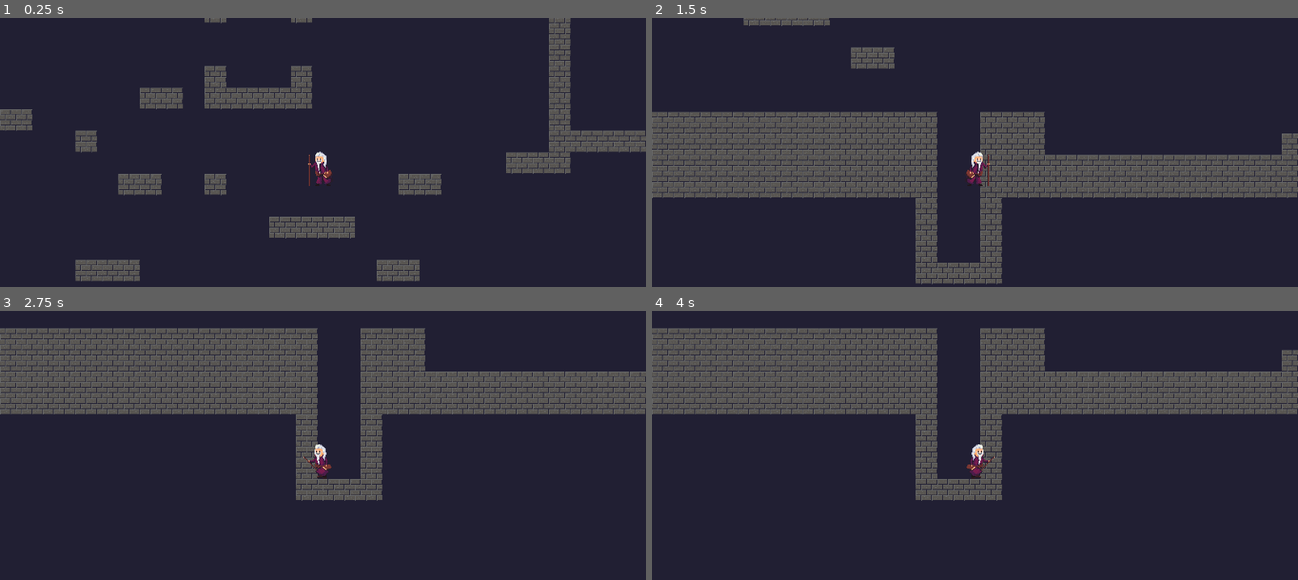
Above: before the commit, frames 1-4 (two rows, left to right).
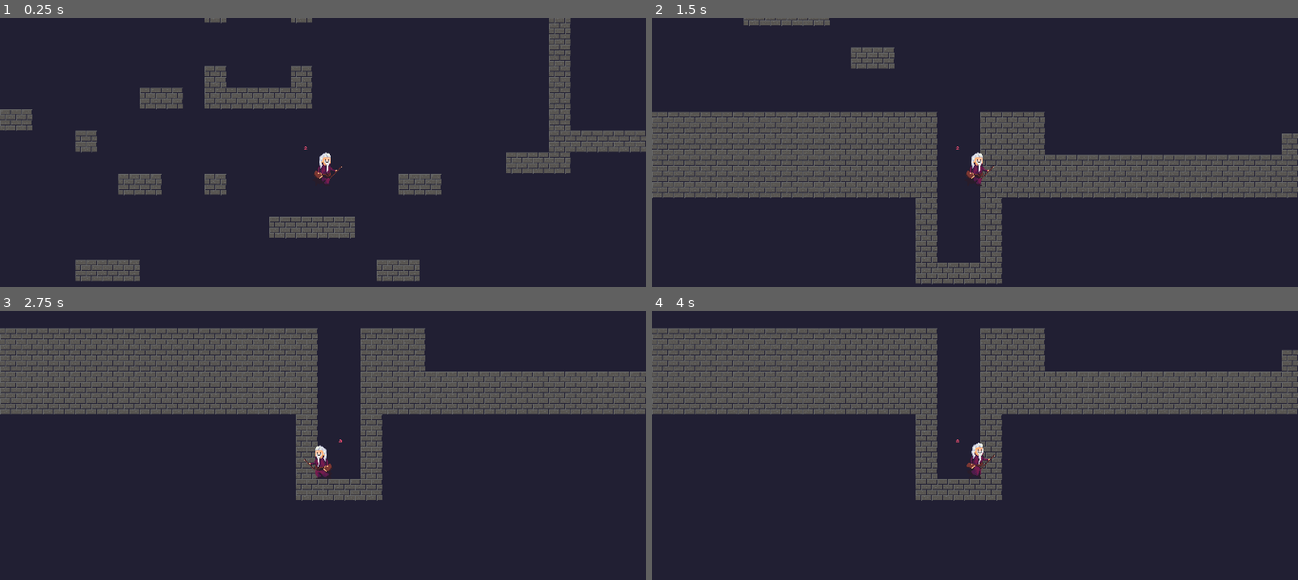
Above: after the commit, the same moments.

Repository: douwest/wizards
Game: Godot game, scene res://Prototype.tscn
Two runs of this game, one before a commit and one after it. Both use one fixed random seed, a clock stepped at 60 frames per second and the inputs below.
Inputs:
- Up to frame 1 (0.25 s): no input
- Up to frame 2 (1.5 s): hold S (crouch, bound only after the commit) 0.53-1.28 s; hold D (move_right) from 0.53 s (still down); tap Space (jump) at 0.77 s; tap W (extend, bound only after the commit) at 0.8, 1.35 s
- Up to frame 3 (2.75 s): tap Space (jump) at 1.52 s; tap S (crouch, bound only after the commit) at 1.55 s; release D (move_right) at 2.03 s; hold A (move_left) from 2.03 s (still down); hold S (crouch, bound only after the commit) from 2.03 s (still down); tap W (extend, bound only after the commit) at 2.3 s
- Up to frame 4 (4 s): release A (move_left) at 2.78 s; release S (crouch, bound only after the commit) at 2.78 s; hold D (move_right) from 2.78 s (still down); tap W (extend, bound only after the commit) at 2.85, 3.8 s; tap Space (jump) at 3.02, 3.77 s; tap S (crouch, bound only after the commit) at 3.05 s; hold S (crouch, bound only after the commit) from 3.53 s (still down)

The runs differ from the first frame. In frame 1, 0.3% of the frame differs, in the area x 47-53%, y 47-63%; in frame 2, 0.2%; in frame 3, 0.2%; in frame 4, 0.2%.

Commit message:
Added basic walk animation

Diff:
--- a/Characters/Scenes/Character.tscn
+++ b/Characters/Scenes/Character.tscn
@@ -1,6 +1,6 @@
 [gd_scene load_steps=5 format=2]
 
-[ext_resource path="res://Characters/Sprites/Wizard Gramps 1 stap.png" type="Texture" id=1]
+[ext_resource path="res://Characters/Sprites/Wizard Gramps.png" type="Texture" id=1]
 [ext_resource path="res://Characters/Scripts/Character/Character.gd" type="Script" id=2]
 
 [sub_resource type="RectangleShape2D" id=1]
@@ -8,7 +8,7 @@
 
 [sub_resource type="Animation" id=2]
 resource_name = "Walk"
-length = 0.4
+length = 0.8
 tracks/0/type = "value"
 tracks/0/path = NodePath("Sprite:frame")
 tracks/0/interp = 1
@@ -16,10 +16,10 @@
 tracks/0/imported = false
 tracks/0/enabled = true
 tracks/0/keys = {
-"times": PoolRealArray( 0, 0.2 ),
-"transitions": PoolRealArray( 1, 1 ),
+"times": PoolRealArray( 0, 0.1, 0.2, 0.3, 0.4, 0.5, 0.6, 0.7 ),
+"transitions": PoolRealArray( 1, 1, 1, 1, 1, 1, 1, 1 ),
 "update": 1,
-"values": [ 0, 1 ]
+"values": [ 0, 1, 2, 3, 4, 5, 6, 7 ]
 }
 
 [node name="Character" type="KinematicBody2D"]
@@ -38,7 +38,8 @@
 [node name="Sprite" type="Sprite" parent="."]
 position = Vector2( 0, -32 )
 texture = ExtResource( 1 )
-hframes = 2
+hframes = 8
+frame = 1
 
 [node name="AnimationPlayer" type="AnimationPlayer" parent="."]
 anims/Walk = SubResource( 2 )
--- a/Characters/Scripts/Character/Character.gd
+++ b/Characters/Scripts/Character/Character.gd
@@ -6,14 +6,25 @@
 onready var sprite = $Sprite
 onready var animationPlayer = $AnimationPlayer
 
+enum State { IDLE, JUMP, RUN }
+enum Posture { LOW, MEDIUM, HIGH }
+
 var run_speed = 310
 var jump_strength = 500
+var state = State.IDLE
+var posture = Posture.MEDIUM
 
 func _ready():
 	speed = Vector2(run_speed, jump_strength)
 
 
 func _physics_process(_delta):
+
+	state = get_state()
+	posture = get_posture()
+
+	print('state: ', state, " posture: ", posture)
+
 	var direction = get_direction()
 
 	var is_jump_interrupted = Input.is_action_just_released("jump") and _velocity.y < 0.0
@@ -27,13 +38,30 @@
 	# This will make Robi face left or right depending on the direction you move.
 	if direction.x != 0:
 		if direction.x > 0:
+			sprite.scale.x = 1
+		else:
 			sprite.scale.x = -1
-		else:
-			sprite.scale.x = 1
 
 	if _velocity.x != 0:
 		animationPlayer.play("Walk")
 
+
+func get_posture():
+	if Input.is_action_pressed("crouch"):
+		return Posture.LOW
+	elif Input.is_action_pressed("extend"):
+		return Posture.HIGH
+	else:
+		return Posture.MEDIUM
+
+
+func get_state():
+	if !is_on_floor():
+		return State.JUMP
+	elif Input.is_action_pressed("move_right") or Input.is_action_pressed("move_left"):
+		return State.RUN
+	else:
+		return State.IDLE
 
 
 func get_direction():
--- a/project.godot
+++ b/project.godot
@@ -52,6 +52,26 @@
 "events": [ Object(InputEventKey,"resource_local_to_scene":false,"resource_name":"","device":0,"alt":false,"shift":false,"control":false,"meta":false,"command":false,"pressed":false,"scancode":32,"unicode":0,"echo":false,"script":null)
  ]
 }
+crouch={
+"deadzone": 0.5,
+"events": [ Object(InputEventKey,"resource_local_to_scene":false,"resource_name":"","device":0,"alt":false,"shift":false,"control":false,"meta":false,"command":false,"pressed":false,"scancode":83,"unicode":0,"echo":false,"script":null)
+ ]
+}
+extend={
+"deadzone": 0.5,
+"events": [ Object(InputEventKey,"resource_local_to_scene":false,"resource_name":"","device":0,"alt":false,"shift":false,"control":false,"meta":false,"command":false,"pressed":false,"scancode":87,"unicode":0,"echo":false,"script":null)
+ ]
+}
+move_1={
+"deadzone": 0.5,
+"events": [ Object(InputEventMouseButton,"resource_local_to_scene":false,"resource_name":"","device":0,"alt":false,"shift":false,"control":false,"meta":false,"command":false,"button_mask":0,"position":Vector2( 0, 0 ),"global_position":Vector2( 0, 0 ),"factor":1.0,"button_index":1,"pressed":false,"doubleclick":false,"script":null)
+ ]
+}
+move_2={
+"deadzone": 0.5,
+"events": [ Object(InputEventMouseButton,"resource_local_to_scene":false,"resource_name":"","device":0,"alt":false,"shift":false,"control":false,"meta":false,"command":false,"button_mask":0,"position":Vector2( 0, 0 ),"global_position":Vector2( 0, 0 ),"factor":1.0,"button_index":2,"pressed":false,"doubleclick":false,"script":null)
+ ]
+}
 
 [physics]
 
Binary file removed: Characters/Sprites/Wizard Gramps 1 stap.aseprite
Binary file removed: Characters/Sprites/Wizard Gramps 1 stap.png
Not shown, removed: Characters/Sprites/Wizard Gramps 1 stap.png.import
Binary file changed: Characters/Sprites/Wizard Gramps.aseprite
Binary file added: Characters/Sprites/Wizard Gramps.png
Not shown, changed: Characters/Sprites/Wizard Gramps.png.import
Binary file removed: Characters/Sprites/Wizard-2.png
